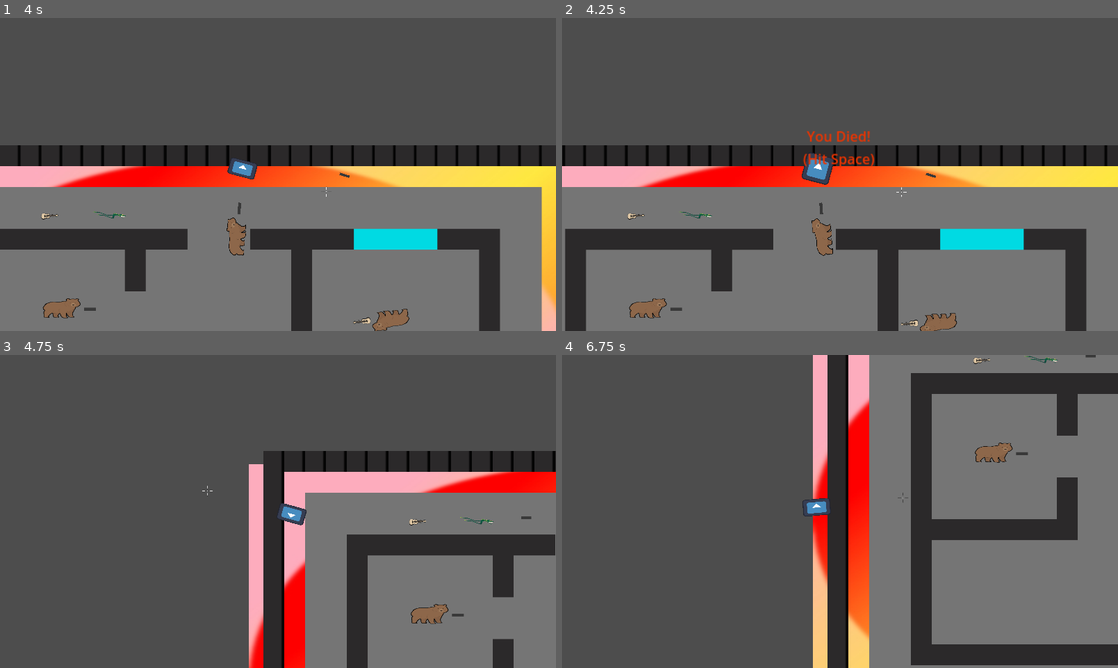
Above: before the commit, frames 1-4 (two rows, left to right).
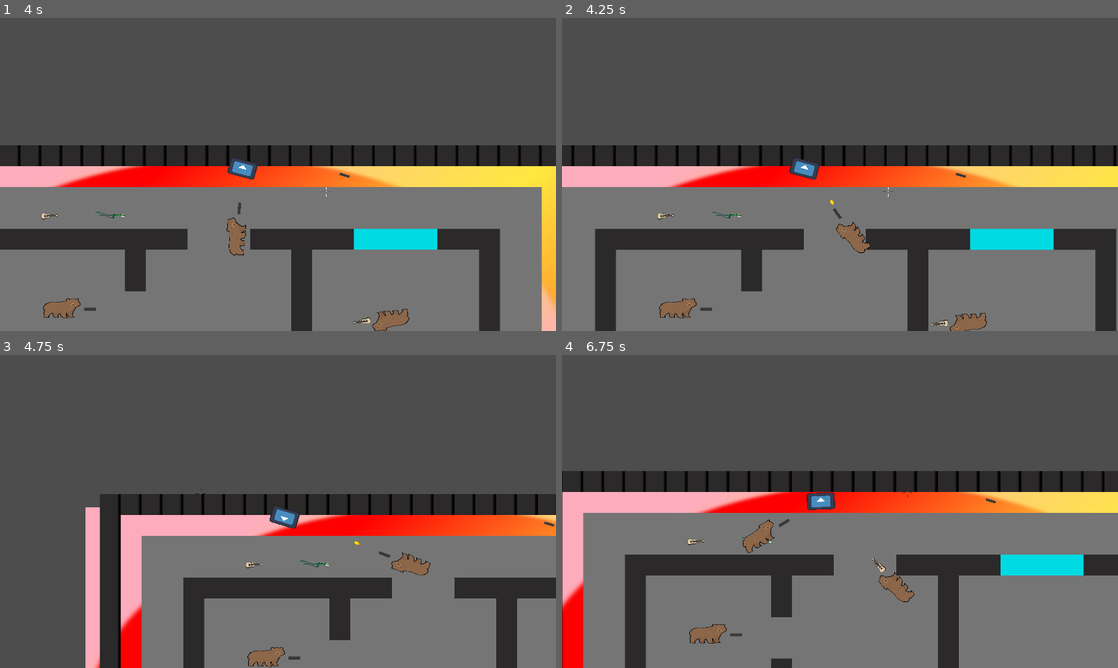
Above: after the commit, the same moments.

Repository: jceja3936/Speedial-Phoenix
Game: Godot game, scene res://scenes/loading_screen.tscn
Same seed, same stepped clock (60 frames per second), same inputs: the game is played once before the commit and once after it. The engine's default icon, where the game draws it, is replaced by a stand-in: a white triangle on a blue panel in a dark square.
Inputs (mouse positions are in pixels of both pictures, inside the frame that each line leads up to):
- Up to frame 1 (4 s): move the mouse to (400, 158) at 0.52 s; hold Right (Right) 0.53-1.28 s; tap Shift (Drop) at 0.6, 3.6 s; move the mouse to (166, 190) at 1.27 s; hold S (Down) 1.28-2.03 s; tap F (Pick up) at 1.35 s; move the mouse to (333, 105) at 2.02 s; hold Right (Right) 2.03-2.78 s; hold Right mouse button (extendCam) 2.03-2.78 s; move the mouse to (250, 237) at 2.77 s; hold W (Up) 2.78-3.53 s; click (250, 237) at 2.85 s; move the mouse to (444, 221) at 3.52 s; hold Left (Left) from 3.53 s (still down)
- Up to frame 2 (4.25 s): keep holding Left (Left)
- Up to frame 3 (4.75 s): keep holding Left (Left); tap Space (Respawn) at 4.25 s; move the mouse to (111, 464) at 4.27 s; tap F (Pick up) at 4.35 s
- Up to frame 4 (6.75 s): move the mouse to (867, 511) at 5.02 s; release Left (Left) at 5.03 s; hold S (Down) 5.03-5.78 s; hold Right mouse button (extendCam) 5.03-5.78 s; move the mouse to (756, 433) at 5.77 s; hold Right (Right) 5.78-6.53 s; click (756, 433) at 5.85 s; move the mouse to (962, 495) at 6.52 s; hold W (Up) from 6.53 s (still down); tap Shift (Drop) at 6.6 s

Frame 1 is identical in both runs. In frame 2, 14% of the frame differs, in the area x 0-100%, y 36-100%; in frame 3, 42%; in frame 4, 69%, in the area x 0-100%, y 0-100%.

Commit message:
Whole lotta nothing
Today was a bit confusing, I spent the first part trying to discover what was causing the screen tearing only to realize my scene was simply too large. I split it into two, and chaos ensued. This is the final fixed product of that.

Diff:
--- a/speedialChicago/brainlv1.gd
+++ b/speedialChicago/brain.gd
@@ -7,6 +7,11 @@
 
 # Called when the node enters the scene tree for the first time.
 func _ready() -> void:
+	match Manager.current_scene:
+		"1_1":
+			state = 1
+		"1_2":
+			state = 2
 	setState(state)
 
 func setState(newState: int):
@@ -15,6 +20,9 @@
 		1:
 			Manager.setEnemyAmount(3)
 			warpPosition = Vector2(1683.0, 1261.0)
+		2:
+			Manager.setEnemyAmount(6)
+			warpPosition = Vector2(1686.0, 0)
 
 	$Area2D/CollisionShape2D.position = warpPosition
 
@@ -26,3 +34,7 @@
 					Manager.next_scene = "res://scenes/1_2.tscn"
 					Manager.current_scene = "1_2"
 					Manager.startNextScene()
+				2:
+					Manager.next_scene = "res://scenes/Lvl1.tscn"
+					Manager.current_scene = "1_1"
+					Manager.startNextScene()
--- a/speedialChicago/enemy.gd
+++ b/speedialChicago/enemy.gd
@@ -82,18 +82,18 @@
 
 func die() -> void:
 	Manager.decrementEnemyAmount()
+	dead = true
 	$Sprite2D.texture = deathTexture
-	gunSkin.texture = null
-	$Sprite2D.scale.x = 1
-	$Sprite2D.scale.y = 1
+	$Sprite2D.scale = Vector2(1, 1)
+	$gun/gunSkin.texture = null
 	$CollisionShape2D.queue_free()
-	dead = true;
 	Manager.dropWeapon(type, self, ammo)
 	set_script(null)
 
 func hit(damage: int) -> void:
 	health -= damage
-	if health <= 0:
+	if health <= 0 and !dead:
+		dead = true
 		die()
 
 func _process(_delta: float) -> void:
--- a/speedialChicago/loading_screen.gd
+++ b/speedialChicago/loading_screen.gd
@@ -14,3 +14,4 @@
 	if progress[0] == 1:
 		var packed_scene = ResourceLoader.load_threaded_get(Manager.next_scene)
 		get_tree().change_scene_to_packed(packed_scene)
+		queue_free()
--- a/speedialChicago/scenes/1_2.tscn
+++ b/speedialChicago/scenes/1_2.tscn
@@ -1,10 +1,11 @@
-[gd_scene load_steps=9 format=4 uid="uid://byrv3gcogr0wu"]
+[gd_scene load_steps=11 format=4 uid="uid://byrv3gcogr0wu"]
 
 [ext_resource type="PackedScene" uid="uid://drhq6gxwrpafr" path="res://scenes/player.tscn" id="1_j1rwj"]
 [ext_resource type="Texture2D" uid="uid://cfak88o605u8u" path="res://assets/tileMap.jpg" id="1_pavnl"]
 [ext_resource type="Script" uid="uid://chkhd3dmd1eha" path="res://camera_2d.gd" id="2_ndc76"]
 [ext_resource type="PackedScene" uid="uid://cv60myid72qvl" path="res://scenes/enemy.tscn" id="2_vb53q"]
 [ext_resource type="Texture2D" uid="uid://didtkpnuwu263" path="res://assets/Cursor2 - Copy.png" id="3_kp56i"]
+[ext_resource type="Script" uid="uid://bc7mo1kgixak6" path="res://brain.gd" id="6_kp56i"]
 
 [sub_resource type="NavigationPolygon" id="NavigationPolygon_olg7q"]
 vertices = PackedVector2Array(8, 8, -8, 8, -8, -8, 8, -8)
@@ -81,6 +82,9 @@
 navigation_layer_0/layers = 7
 sources/0 = SubResource("TileSetAtlasSource_vb53q")
 
+[sub_resource type="RectangleShape2D" id="RectangleShape2D_p5o48"]
+size = Vector2(333, 114)
+
 [node name="1_2" type="Node2D"]
 
 [node name="room2" type="TileMapLayer" parent="."]
@@ -90,6 +94,7 @@
 tile_set = SubResource("TileSet_j1rwj")
 
 [node name="Player" parent="." node_paths=PackedStringArray("cam") instance=ExtResource("1_j1rwj")]
+position = Vector2(326, 74)
 cam = NodePath("../Camera2D")
 
 [node name="Camera2D" type="Camera2D" parent="."]
@@ -142,3 +147,15 @@
 
 [node name="patroller8" parent="Enemies2" instance=ExtResource("2_vb53q")]
 position = Vector2(1192, 1122)
+
+[node name="brain" type="Node" parent="."]
+script = ExtResource("6_kp56i")
+
+[node name="Area2D" type="Area2D" parent="brain"]
+collision_mask = 9
+
+[node name="CollisionShape2D" type="CollisionShape2D" parent="brain/Area2D"]
+position = Vector2(1686, 0)
+shape = SubResource("RectangleShape2D_p5o48")
+
+[connection signal="body_entered" from="brain/Area2D" to="brain" method="_on_area_2d_body_entered"]
--- a/speedialChicago/scenes/Lvl1.tscn
+++ b/speedialChicago/scenes/Lvl1.tscn
@@ -9,7 +9,7 @@
 [ext_resource type="Script" uid="uid://chkhd3dmd1eha" path="res://camera_2d.gd" id="7_g2rpt"]
 [ext_resource type="Texture2D" uid="uid://didtkpnuwu263" path="res://assets/Cursor2 - Copy.png" id="8_goqse"]
 [ext_resource type="PackedScene" uid="uid://cv60myid72qvl" path="res://scenes/enemy.tscn" id="9_63bpq"]
-[ext_resource type="Script" uid="uid://bc7mo1kgixak6" path="res://brainlv1.gd" id="10_1235x"]
+[ext_resource type="Script" uid="uid://bc7mo1kgixak6" path="res://brain.gd" id="10_1235x"]
 
 [sub_resource type="NavigationPolygon" id="NavigationPolygon_olg7q"]
 vertices = PackedVector2Array(8, 8, -8, 8, -8, -8, 8, -8)
@@ -104,6 +104,7 @@
 
 [node name="Player" parent="." node_paths=PackedStringArray("cam") instance=ExtResource("3_yiohx")]
 position = Vector2(-60, -215)
+health = 20000
 cam = NodePath("../Camera2D")
 
 [node name="Rifle" parent="." instance=ExtResource("4_mkjed")]
@@ -158,15 +159,14 @@
 type = 2
 pat = true
 
-[node name="brain" type="Node" parent="." node_paths=PackedStringArray("player")]
+[node name="brain" type="Node" parent="."]
 script = ExtResource("10_1235x")
-player = NodePath("../Player")
 
 [node name="Area2D" type="Area2D" parent="brain"]
 collision_mask = 9
 
 [node name="CollisionShape2D" type="CollisionShape2D" parent="brain/Area2D"]
-position = Vector2(4758, -468)
+position = Vector2(1678, 1236)
 shape = SubResource("RectangleShape2D_dpgr1")
 
 [connection signal="body_entered" from="brain/Area2D" to="brain" method="_on_area_2d_body_entered"]
Renamed: speedialChicago/brainlv1.gd.uid -> speedialChicago/brain.gd.uid
